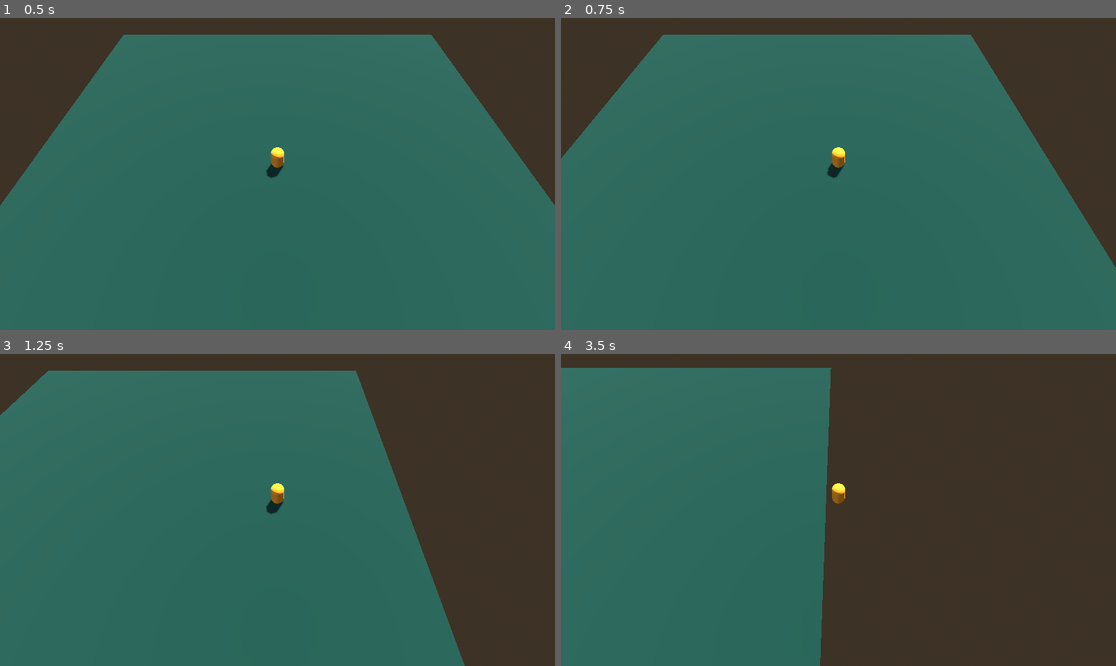
Above: before the commit, frames 1-4 (two rows, left to right).
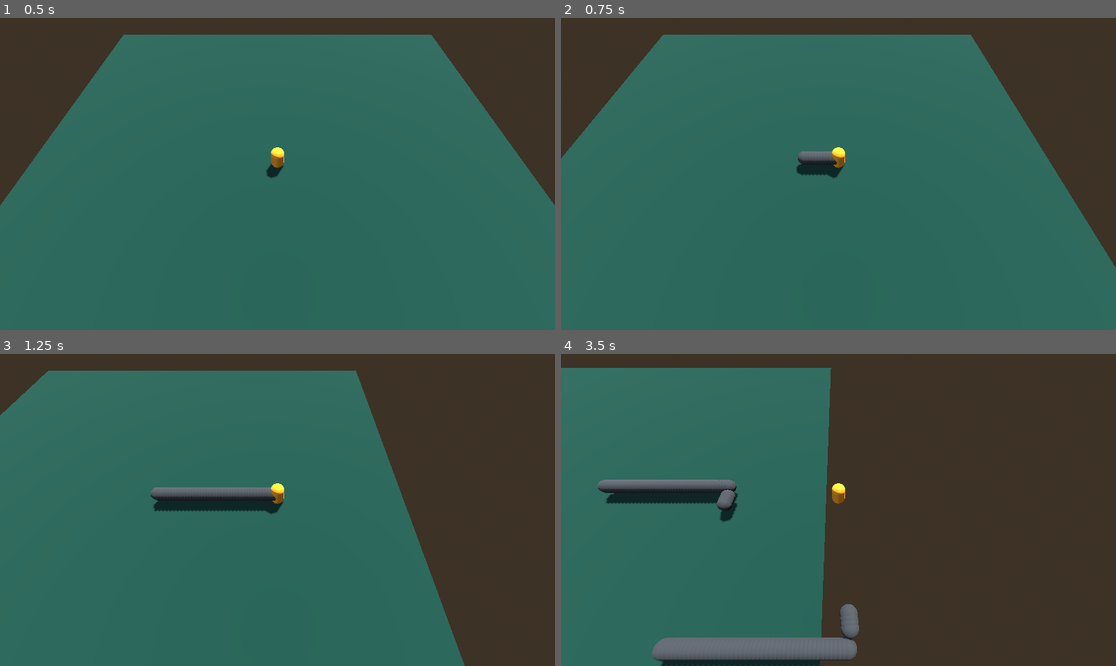
Above: after the commit, the same moments.

Repository: takkiemon/AJTowerSurge
Game: Godot game, scene res://main_test_scene.tscn
The game is run twice, just before and just after one commit, with the same random seed, the same clock (stepped at 60 frames per second) and the same inputs.
Inputs (mouse positions are in pixels of both pictures, inside the frame that each line leads up to):
- Up to frame 1 (0.5 s): no input
- Up to frame 2 (0.75 s): tap Enter at 0.5 s; move the mouse to (960, 158) at 0.52 s; press the mouse at (960, 158) at 0.53 s; hold D (move_right) from 0.53 s (still down)
- Up to frame 3 (1.25 s): keep holding D (move_right)
- Up to frame 4 (3.5 s): move the mouse to (727, 525) at 1.27 s; release D (move_right) at 1.28 s; release the mouse at (727, 525) at 1.28 s; hold S (move_down) 1.28-2.03 s; click (727, 525) at 1.35 s; move the mouse to (894, 441) at 2.02 s; press the mouse at (894, 441) at 2.03 s; hold D (move_right) 2.03-2.78 s; move the mouse to (810, 572) at 2.77 s; release the mouse at (810, 572) at 2.78 s; hold W (move_up) from 2.78 s (still down); click (810, 572) at 2.85 s

Frame 1 is identical in both runs. In frame 2, 0.5% of the frame differs, in the area x 42-50%, y 42-51%; in frame 3, 1.6%; in frame 4, 5.4%, in the area x 6-54%, y 40-100%.

Commit message:
add shooting input for player in player_movement.gd; add test_bullet scene with script;

Diff:
--- a/player_movement.gd
+++ b/player_movement.gd
@@ -4,6 +4,7 @@
 @export var speed = 14
 # The downward acceleration when in the air, in meters per second squared.
 @export var fall_acceleration = 75
+var bullet_scene = preload("res://test_scenes/test_bullet.tscn")
 
 var target_velocity = Vector3.ZERO
 
@@ -31,6 +32,11 @@
 	if Input.is_action_pressed("move_up"):
 		direction.z -= 1
 
+	if Input.is_action_pressed("shoot_test_bullet"):
+		var instance := bullet_scene.instantiate() as Node3D
+		instance.global_position = position
+		add_sibling(instance)
+
 	if direction != Vector3.ZERO:
 		direction = direction.normalized()
 		# Setting the basis property will affect the rotation of the node.
--- a/project.godot
+++ b/project.godot
@@ -37,6 +37,11 @@
 "events": [Object(InputEventKey,"resource_local_to_scene":false,"resource_name":"","device":-1,"window_id":0,"alt_press …(192 unchanged characters)…
 ]
 }
+shoot_test_bullet={
+"deadzone": 0.2,
+"events": [Object(InputEventMouseButton,"resource_local_to_scene":false,"resource_name":"","device":-1,"window_id":0,"alt_pressed":false,"shift_pressed":false,"ctrl_pressed":false,"meta_pressed":false,"button_mask":1,"position":Vector2(332, 8),"global_position":Vector2(341, 56),"factor":1.0,"button_index":1,"canceled":false,"pressed":true,"double_click":false,"script":null)
+]
+}
 
 [rendering]
 
--- /dev/null
+++ b/test_scenes/test_bullet.gd
@@ -0,0 +1,7 @@
+extends Node3D
+
+@export var speed = 2
+
+func _physics_process(delta):
+	var target_velocity = Vector3(1, 0, 0)
+	position += target_velocity * delta
--- /dev/null
+++ b/test_scenes/test_bullet.tscn
@@ -0,0 +1,22 @@
+[gd_scene load_steps=5 format=3 uid="uid://djehvvexcy5kj"]
+
+[ext_resource type="Script" uid="uid://dufgf6nr7s243" path="res://test_scenes/test_bullet.gd" id="1_w2usr"]
+
+[sub_resource type="SphereMesh" id="SphereMesh_8iqr7"]
+
+[sub_resource type="StandardMaterial3D" id="StandardMaterial3D_1meno"]
+albedo_color = Color(0.20511743, 0.20511743, 0.20511743, 1)
+
+[sub_resource type="SphereShape3D" id="SphereShape3D_4q3ci"]
+
+[node name="Node3D" type="Node3D"]
+script = ExtResource("1_w2usr")
+
+[node name="MeshInstance3D" type="MeshInstance3D" parent="."]
+mesh = SubResource("SphereMesh_8iqr7")
+surface_material_override/0 = SubResource("StandardMaterial3D_1meno")
+
+[node name="Area3D" type="Area3D" parent="."]
+
+[node name="CollisionShape3D" type="CollisionShape3D" parent="Area3D"]
+shape = SubResource("SphereShape3D_4q3ci")
Not shown, added: test_scenes/test_bullet.gd.uid
